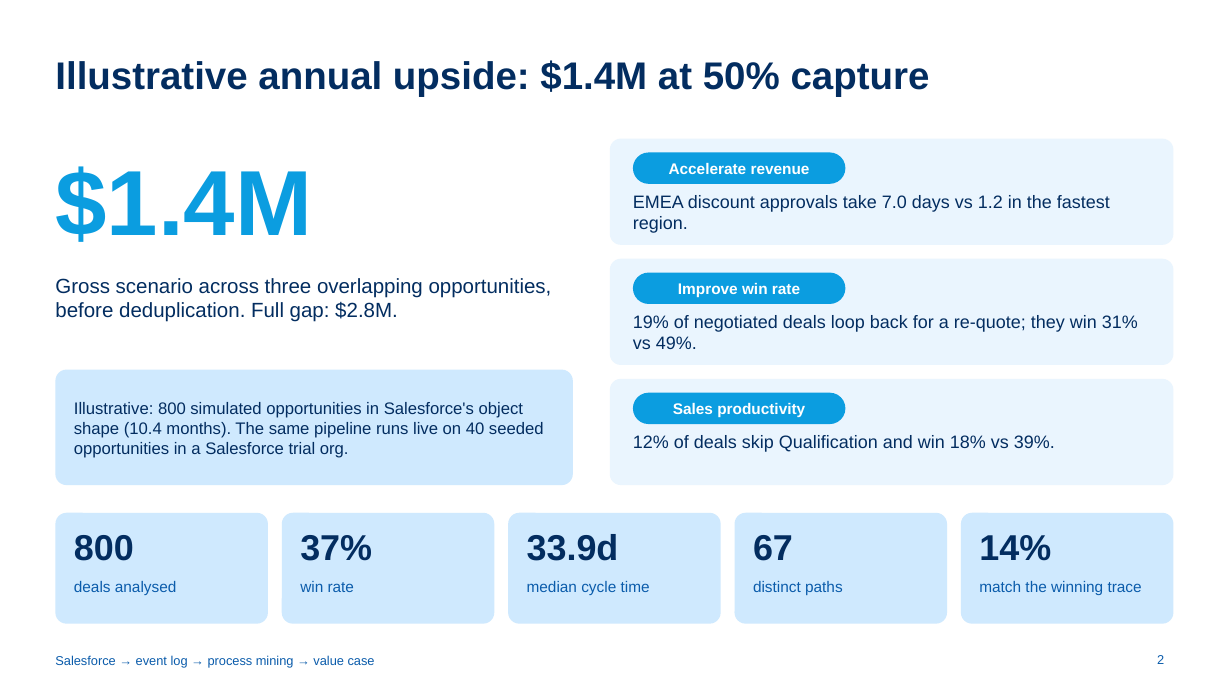
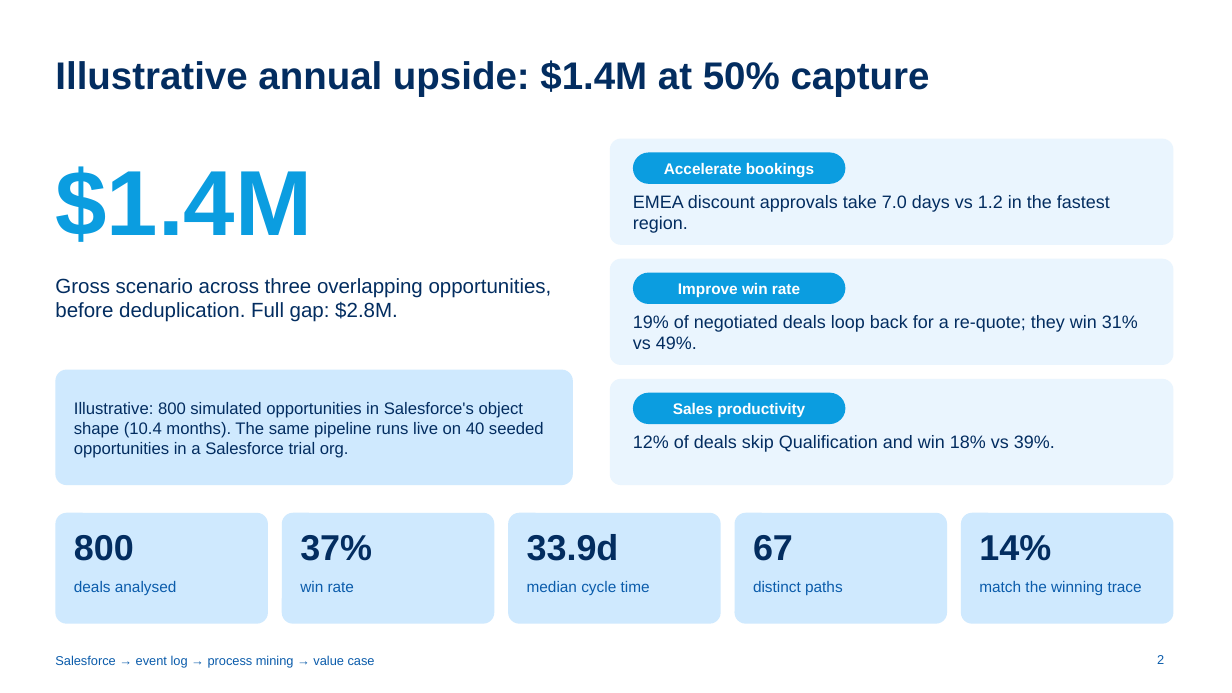
Before and after one commit to ch-lukas/salesforce-process-intelligence, a slide deck: slide 2 of deck/salesforce-process-intelligence.pptx. Drawn at 1232x693 pixels with LibreOffice and Linux fonts; fonts in the diff are those of the drawing. Boxes give left, top, right and bottom in pixels: in the first picture for what was removed or moved away, otherwise in the second. Text is boxed around its words. In the diff, an @@ line names an element or a change of style, - is before the commit and + after.

```diff
--- a/deck/salesforce-process-intelligence.pptx
+++ b/deck/salesforce-process-intelligence.pptx
@@ text at (664, 163, 814, 177): text changed @@
-Accelerate revenue
+Accelerate bookings
```
Also in this commit, not shown: 5 other slides changed, 15 other files.
